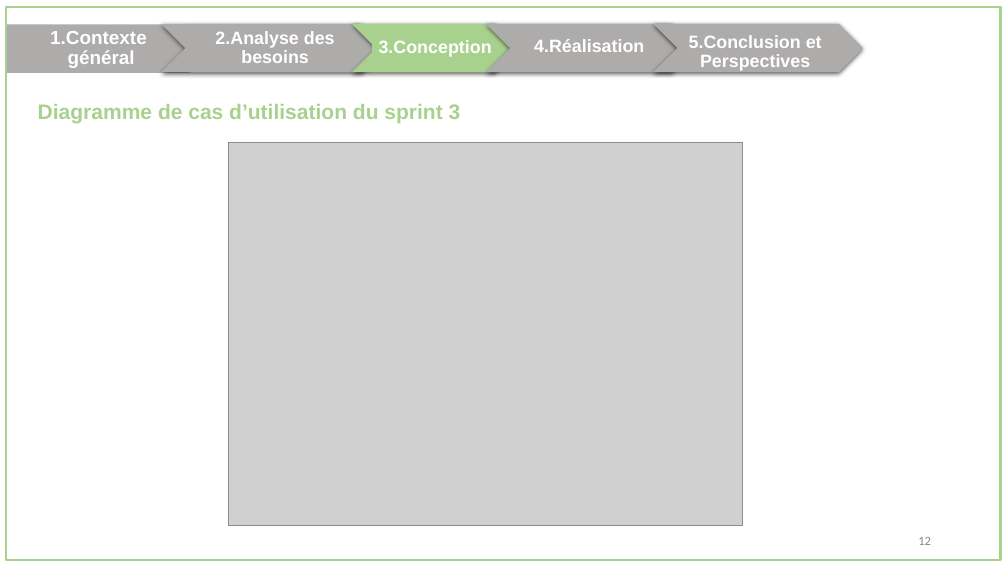
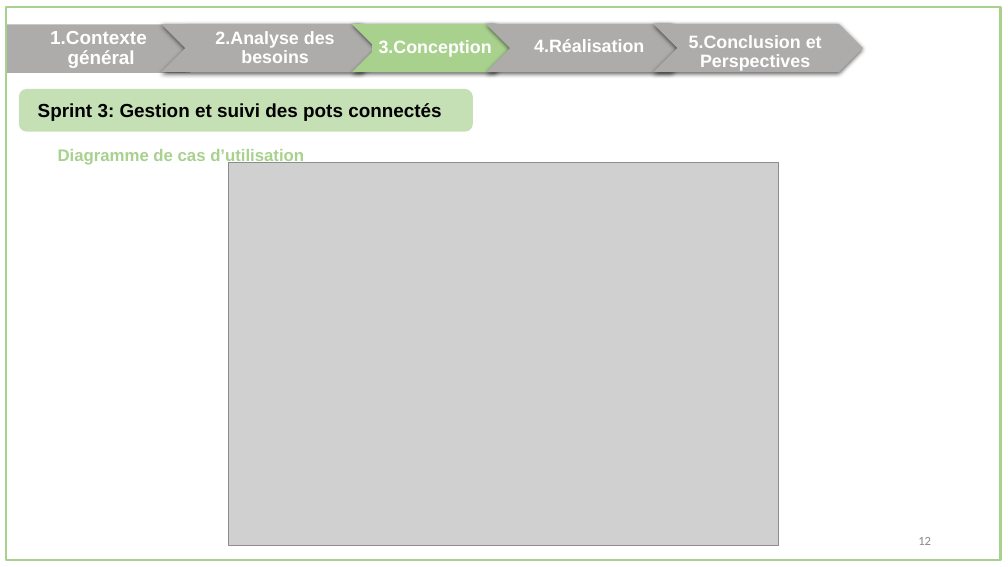
Before and after one commit to oussema1-hub/Rapport-Conception, a slide deck: slide 21 of presentation.pptx (slide 18 before the commit). Drawn at 1008x567 pixels with LibreOffice and Linux fonts; fonts in the diff are those of the drawing; grey boxes stand for pictures. Boxes give left, top, right and bottom in pixels: in the first picture for what was removed or moved away, otherwise in the second. Text is boxed around its words. In the diff, an @@ line names an element or a change of style, - is before the commit and + after.

```diff
--- a/presentation.pptx
+++ b/presentation.pptx
@@ rounded rectangle added at box(20, 90, 472, 131), fill #C5E0B4, outline #C5E0B4 2 pt, 18 pt, text #000000, bold @@
+Sprint 3: Gestion et suivi des pots connectés
@@ text at box(58, 149, 304, 166): text changed; size 20 to 16 pt @@
-Diagramme de cas d’utilisation du sprint 3
+Diagramme de cas d’utilisation
@@ picture: place and size @@
-picture at box(228, 143, 743, 526)
+picture at box(228, 163, 778, 545)
```
Also in this commit, not shown: 12 other slides changed, 6 slides added, 11 other files.
